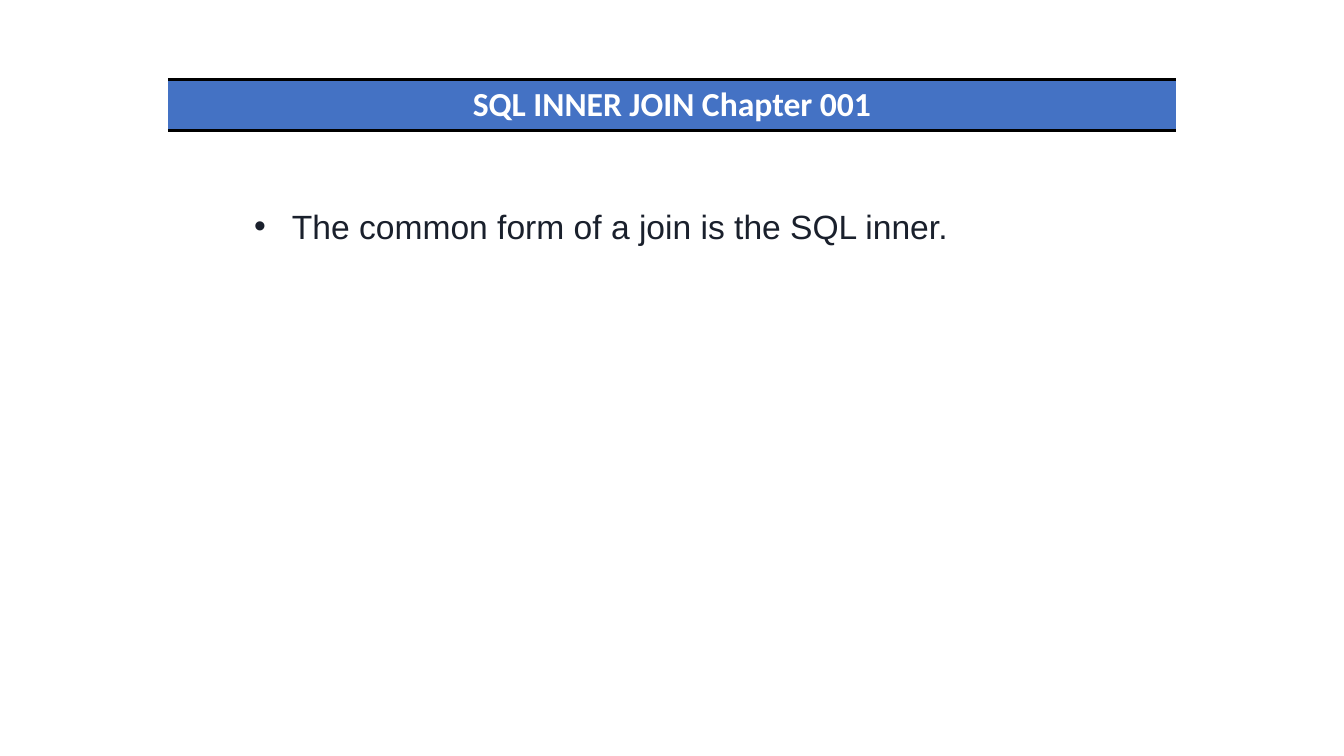
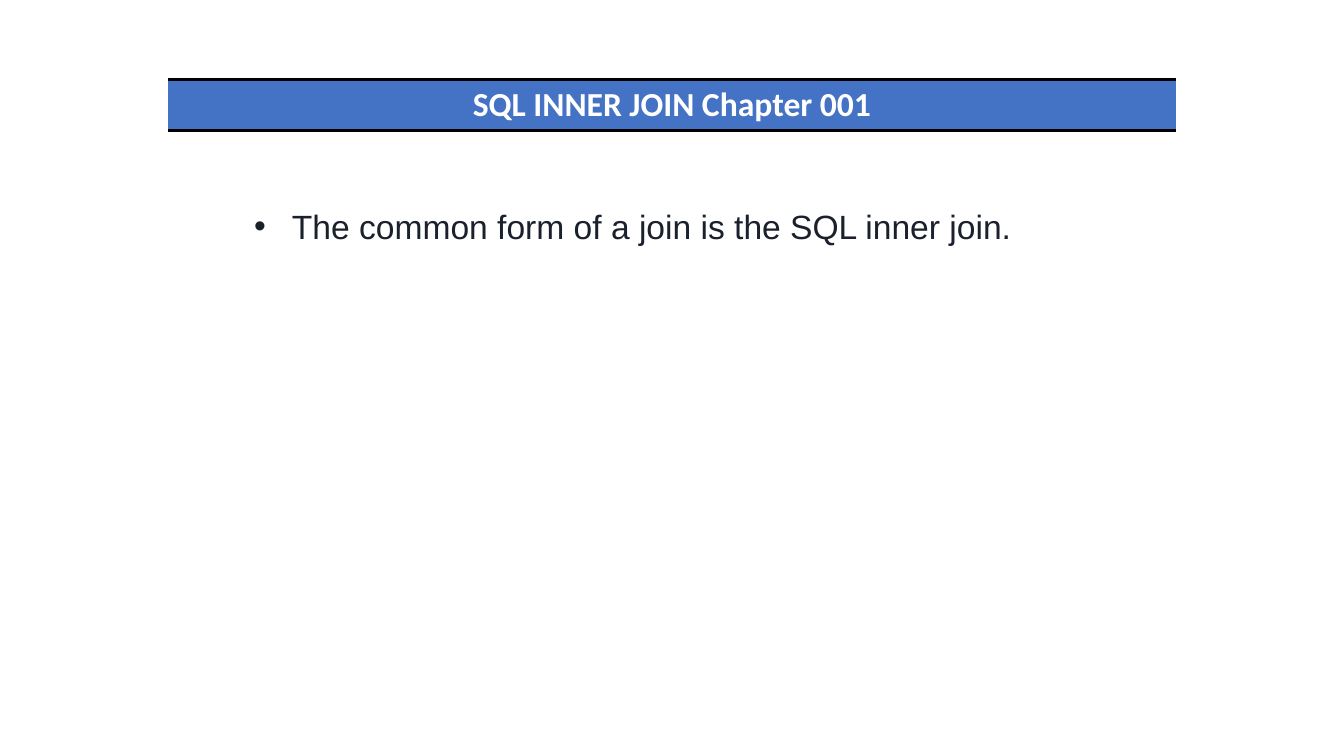
Before and after one commit to ArthurR2/SQL-Query-and-Power-Point-Data-Analysis-in-PostgreSQL, a slide deck: slide 4 of SQL inner join Chapter 001.pptx. Drawn at 1344x756 pixels with LibreOffice and Linux fonts; fonts in the diff are those of the drawing. Boxes give left, top, right and bottom in pixels: in the first picture for what was removed or moved away, otherwise in the second. Text is boxed around its words. In the diff, an @@ line names an element or a change of style, - is before the commit and + after.

Commit message:
SQL inner modified

```diff
--- a/SQL inner join Chapter 001.pptx
+++ b/SQL inner join Chapter 001.pptx
@@ subtitle at [292, 214, 1011, 246]: text changed @@
-• The common form of a join is the SQL inner.
+• The common form of a join is the SQL inner join.
```
Also in this commit, not shown: 2 other slides changed, 4 slides added, 1 other file.
